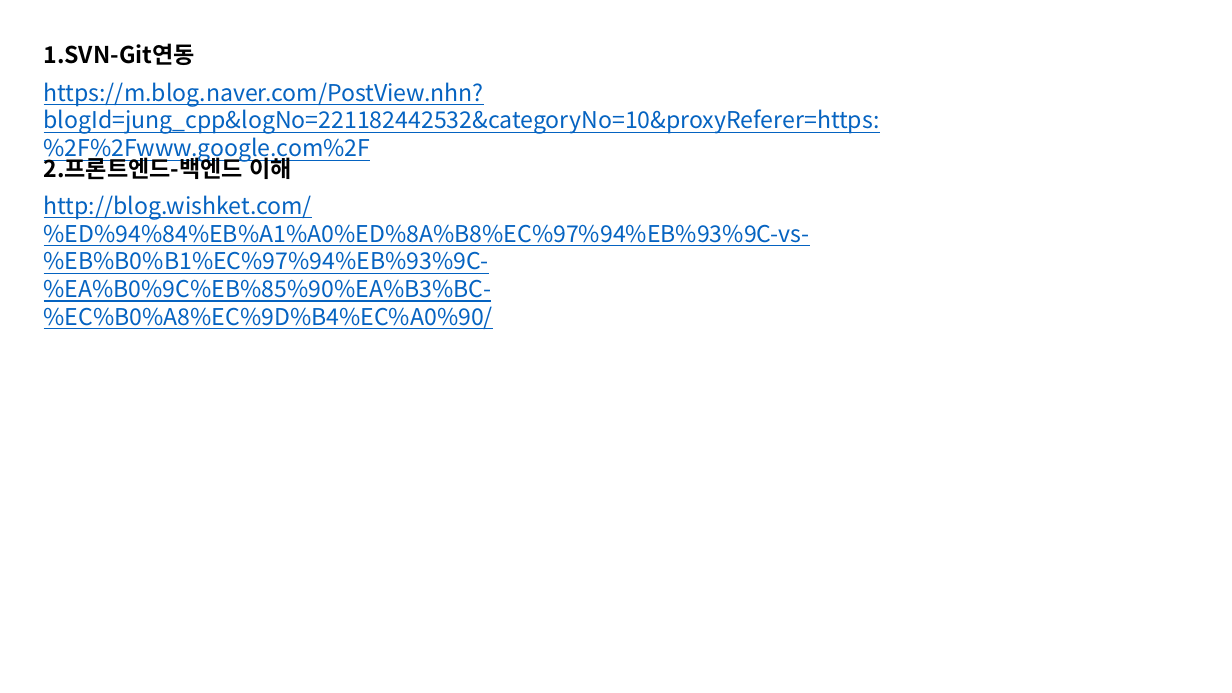
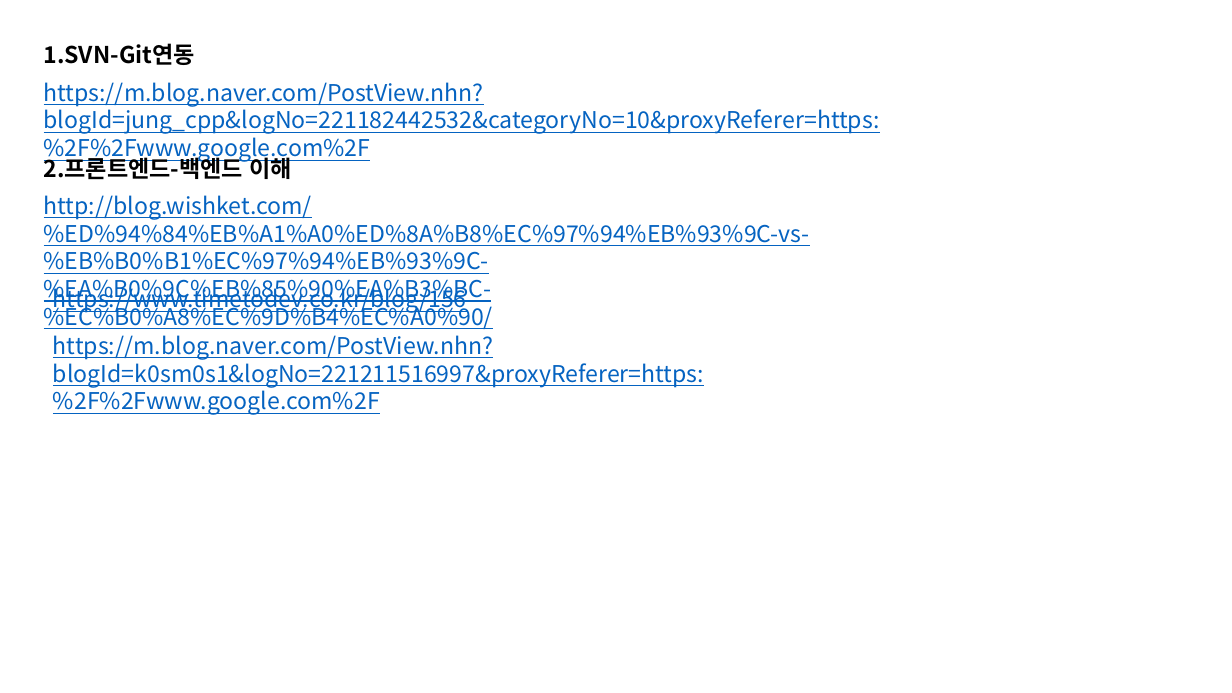
Before and after one commit to jaejae0015/SP_JIAE, a slide deck: slide 1 of studyPlanner.pptx. Drawn at 1232x693 pixels with LibreOffice and Linux fonts; fonts in the diff are those of the drawing. Boxes give left, top, right and bottom in pixels: in the first picture for what was removed or moved away, otherwise in the second. Text is boxed around its words. In the diff, an @@ line names an element or a change of style, - is before the commit and + after.

Commit message:
21.01.21.plan수정

```diff
--- a/studyPlanner.pptx
+++ b/studyPlanner.pptx
@@ text added at (53, 284, 467, 313), 18 pt, text #0563C1, underline @@
+https://www.timetodev.co.kr/blog/156
@@ text added at (53, 335, 704, 415), 18 pt, text #0563C1, underline @@
+https://m.blog.naver.com/PostView.nhn?blogId=k0sm0s1&logNo=221211516997&proxyReferer=https:%2F%2Fwww.google.com%2F
```
